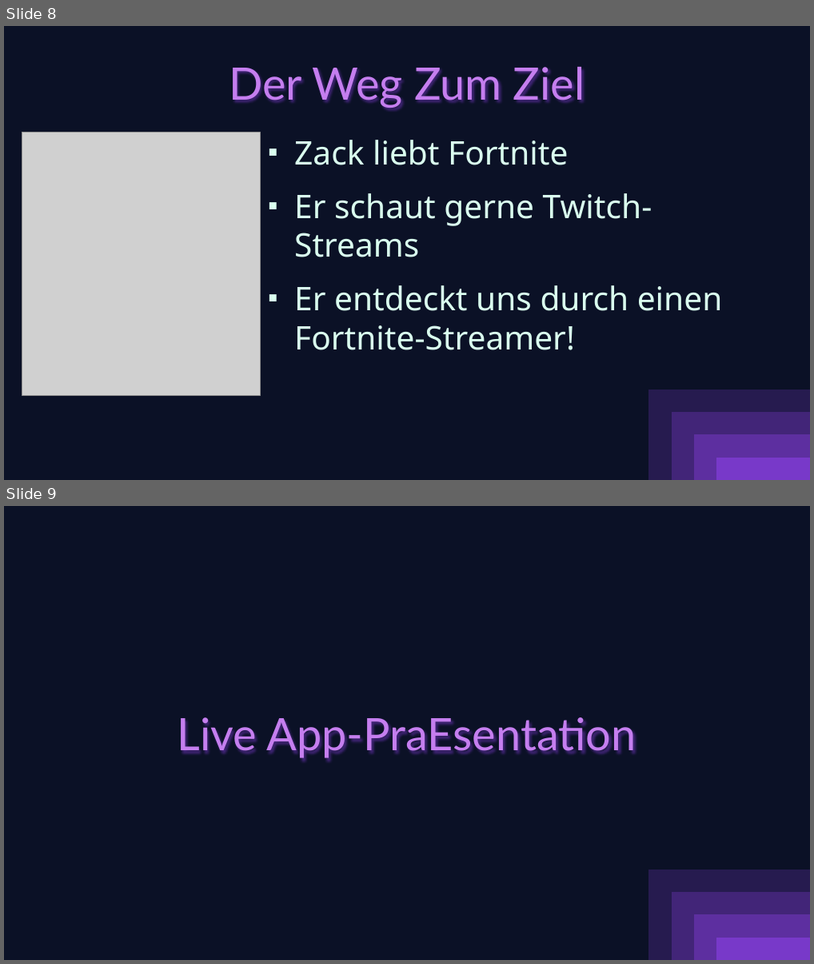
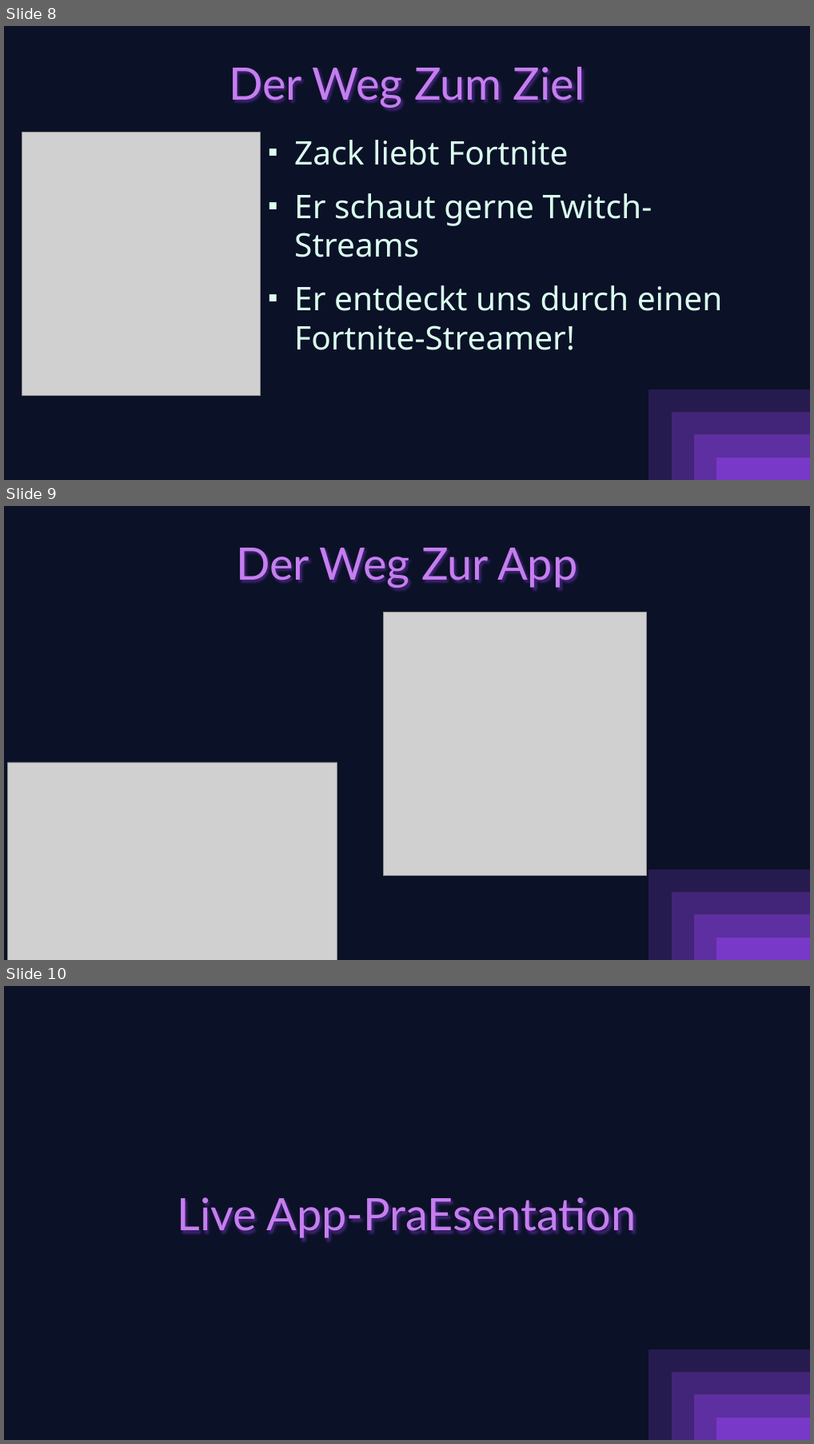
Before and after one commit to Bibs628/UX-DesignMIB2_SoSe2024-25, a slide deck: PRAESENTATION.odp. Shown one above the other, each under a label of ours: slides 8 and 9 before the commit, slides 8, 9 and 10 after it. The pictures are 814x964 and 814x1444 pixels, drawn with LibreOffice and Linux fonts; fonts in the diff are those of the drawing; grey boxes stand for pictures. Boxes give left, top, right and bottom in pixels: in the first picture for what was removed or moved away, otherwise in the second. Text is boxed around its words. In the diff, an @@ line names an element or a change of style, - is before the commit and + after.

Commit message:
feat: finished presentation

```diff
--- a/PRAESENTATION.odp
+++ b/PRAESENTATION.odp
@@ slide 9 added at [4, 506, 810, 960], background gradient #7839C9 to #5D2FA0 to #422578 to #261B4F to #0B1126 @@
@@ title added at [236, 548, 578, 588], 44 pt, text #C57EEF @@
+Der Weg Zur App
@@ picture added at [384, 612, 647, 876] @@
@@ picture added at [8, 762, 337, 960] @@
@@ what was slide 9 is now slide 10 @@
```
Also in this commit, not shown: 3 other files.
